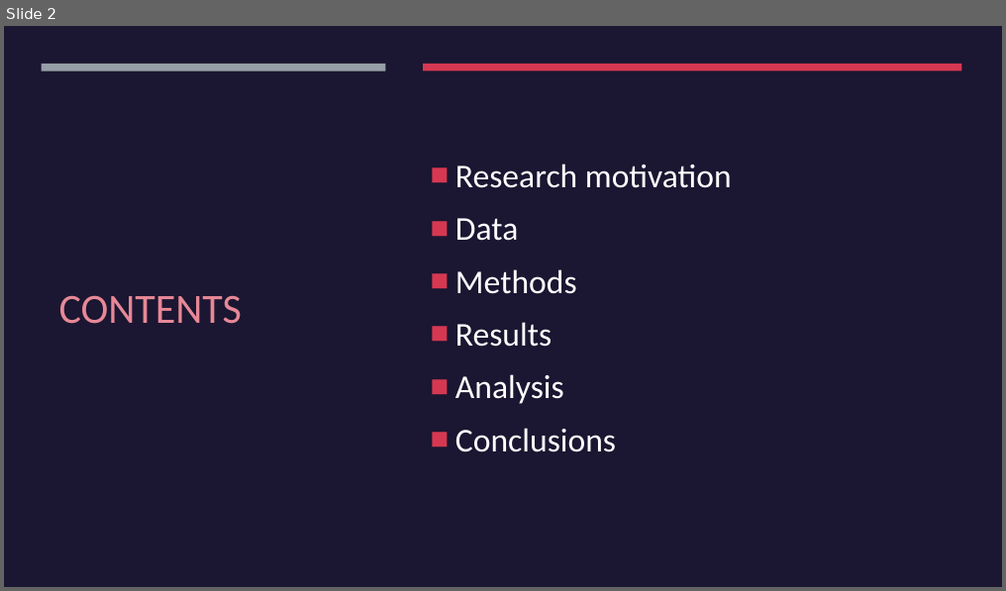
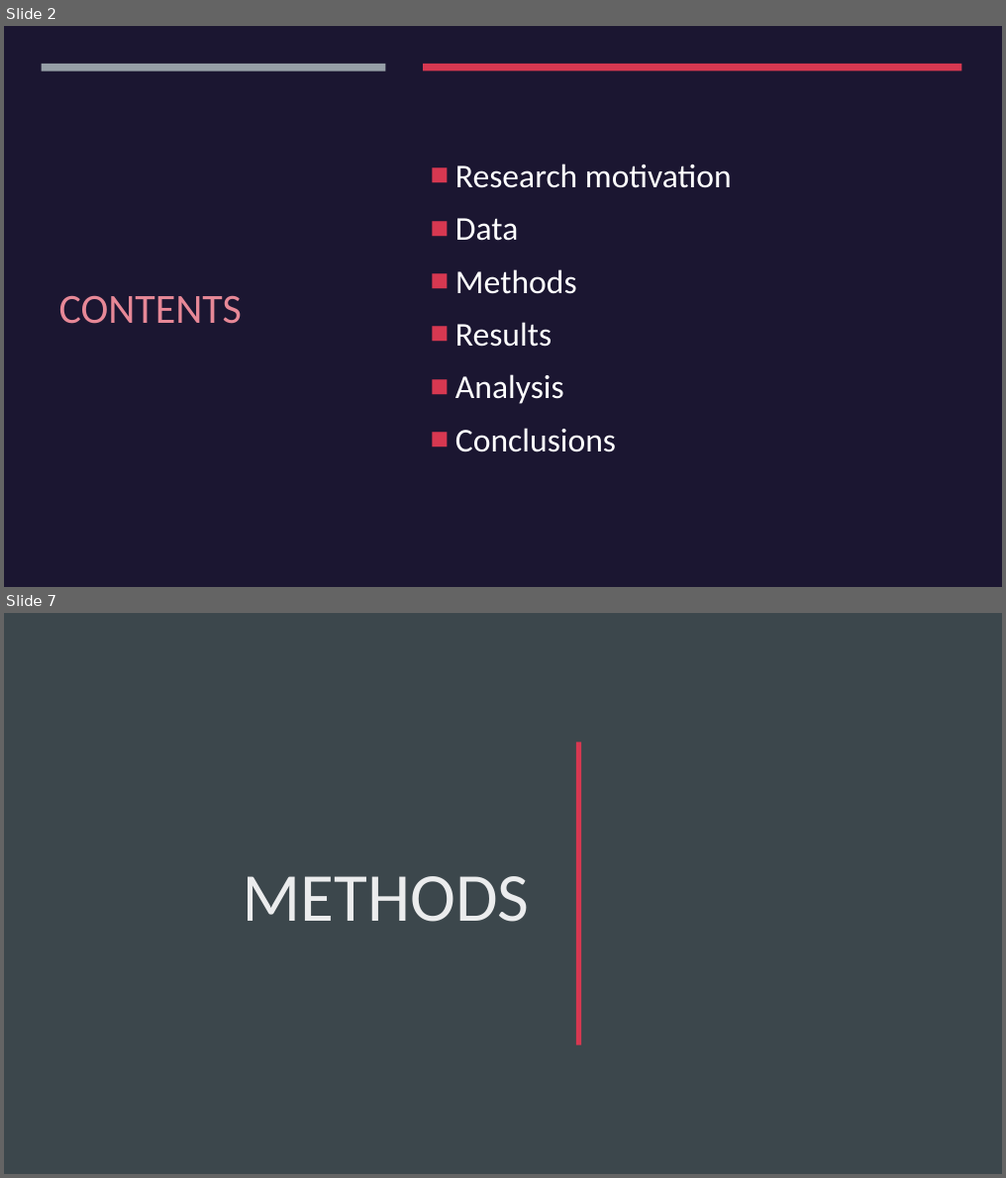
Before and after one commit to jshrdt/aics-project, a slide deck: paper/aics_ppp.pptx. Shown one above the other, each under a label of ours: slide 2 before the commit, slides 2 and 7 after it; the slides between them are not shown. The pictures are 1006x591 and 1006x1178 pixels, drawn with LibreOffice and Linux fonts; fonts in the diff are those of the drawing. Boxes give left, top, right and bottom in pixels: in the first picture for what was removed or moved away, otherwise in the second. Text is boxed around its words. In the diff, an @@ line names an element or a change of style, - is before the commit and + after.

```diff
--- a/paper/aics_ppp.pptx
+++ b/paper/aics_ppp.pptx
@@ slide 7 added at box(4, 613, 1002, 1174), background #1B1631 @@
@@ rectangle added at box(4, 613, 1002, 1174), fill #3C474C @@
@@ rectangle added at box(576, 742, 582, 1045), fill #D73851 @@
@@ title added at box(242, 876, 529, 922), 66 pt, text #FFFFFF at 90% opacity @@
+METHODS
```
Also in this commit, not shown: 6 slides changed, 11 other slides added, 11 other files.
